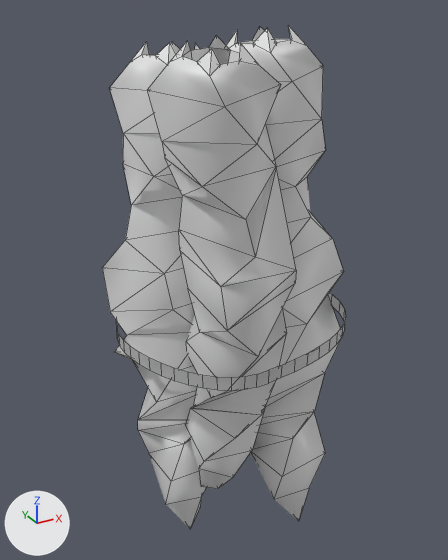
What one commit did to the Blender file UnityProject/Assets/Prefabs/Item/RazorLeeches/RazorLeeches.blend.
One viewpoint serves both versions: a camera (50 mm lens) standing at (-1.72, -3.82, 2.21) and looking at (0.36, -0.02, 0.32). Every picture has the same lights, and +X, +Y and +Z are marked at lower left. Mesh edges are drawn as thin lines.

The older version as bpy lines, for what is in view:
```python
ob_leech = bpy.data.objects.new('Leech', me_cube_001)
ob_leech.location = (0.0, 0.0, 0.0)
ob_leech.scale = (0.33, 0.33, 2.0)
ob_leech_001 = bpy.data.objects.new('Leech.001', me_cube_001)
ob_leech_001.location = (0.051, -0.458, 0.258)
ob_leech_001.rotation_euler = (0.0601, 0.149, -1.646)  # degrees (3.4, 8.5, -94)
ob_leech_001.scale = (0.297, 0.297, 1.8)
ob_mouth_001 = bpy.data.objects.new('Mouth.001', me_cube_002)
ob_mouth_001.location = (0.051, -0.458, 0.258)
ob_mouth_001.rotation_euler = (0.0601, 0.149, -1.646)  # degrees (3.4, 8.5, -94)
ob_mouth_001.scale = (0.297, 0.297, 1.8)
ob_outertooth1_001 = bpy.data.objects.new('OuterTooth1.001', me_cube_006)
ob_outertooth1_001.location = (0.051, -0.458, 0.258)
ob_outertooth1_001.rotation_euler = (0.0601, 0.149, -1.646)  # degrees (3.4, 8.5, -94)
ob_outertooth1_001.scale = (0.297, 0.297, 1.8)
ob_outertooth2_001 = bpy.data.objects.new('OuterTooth2.001', me_cube_007)
ob_outertooth2_001.location = (0.051, -0.458, 0.258)
ob_outertooth2_001.rotation_euler = (0.0601, 0.149, -1.646)  # degrees (3.4, 8.5, -94)
ob_outertooth2_001.scale = (0.297, 0.297, 1.8)
ob_outertooth3_001 = bpy.data.objects.new('OuterTooth3.001', me_cube_008)
ob_outertooth3_001.location = (0.051, -0.458, 0.258)
ob_outertooth3_001.rotation_euler = (0.0601, 0.149, -1.646)  # degrees (3.4, 8.5, -94)
ob_outertooth3_001.scale = (0.297, 0.297, 1.8)
ob_voidstring = bpy.data.objects.new('VoidString', me_beziercurve_005)
ob_voidstring.location = (0.863, 0.783, 0.0)
ob_voidstringinsidenormals = bpy.data.objects.new('VoidStringInsideNormals', me_beziercurve_004)
ob_voidstringinsidenormals.location = (0.863, 0.783, 0.0)
# also in view: 'Leech.002' at (0.7, -0.15, 0.02)
```
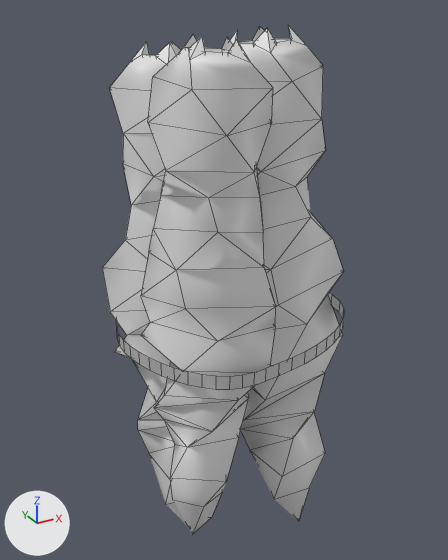
Changed parts and their boxes [x1, y1, x2, y2] in the pictures (448 x 560 px; the box of a moved part takes in the faces that stretch with it):
'Leech.001', moved, turned
    before: [148, 56, 296, 489]
    after: [141, 47, 276, 534]
'VoidStringInsideNormals', mesh turned
    before: [116, 293, 346, 390]
    after: [116, 293, 344, 389]
'VoidString', mesh turned
    before: [116, 295, 346, 391]
    after: [116, 295, 344, 390]
'Mouth.001', moved, turned
    before: [183, 47, 240, 65]
    after: [185, 47, 230, 53]
'OuterTooth1.001', moved, turned
    before: [171, 41, 191, 61]
    after: [189, 36, 205, 59]
'OuterTooth3.001', moved, turned
    before: [239, 44, 260, 66]
    after: [222, 37, 233, 50]
'OuterTooth2.001', moved, turned
    before: [209, 36, 230, 50]
    after: [180, 35, 197, 51]
part 1 of me_beziercurve_005, moved or reshaped
    before: [190, 306, 346, 391]
    after: [189, 306, 344, 390]
part 2 of me_beziercurve_004, moved or reshaped
    before: [188, 306, 346, 390]
    after: [188, 306, 344, 389]

Edits to the bpy script that builds the scene:
```text
Change me_beziercurve_005:
    where me_beziercurve_005.from_pydata(...)  # 96 vertices, 48 faces; spans x -1.34..0.43, y -1.7..-0.12, z -0.05..0.05
    used by ob_voidstring; location = (0.863, 0.783, 0.0)
    me_beziercurve_005 part 1: the whole mesh is turned 0.1 degrees about the z axis through its middle and scaled by 0.993, then moved by (0.0, 0.01, 0.0)
Change me_beziercurve_004:
    where me_beziercurve_004.from_pydata(...)  # 96 vertices, 48 faces; spans x -1.34..0.43, y -1.7..-0.12, z -0.05..0.05
    used by ob_voidstringinsidenormals; location = (0.863, 0.783, 0.0)
    me_beziercurve_004 part 2: the whole mesh is turned 0.1 degrees about the z axis through its middle and scaled by 0.993, then moved by (0.0, 0.01, 0.0)
Change ob_leech_001:
    ob_leech_001.location: (0.051, -0.458, 0.258) -> (-0.081, -0.556, 0.258)
    ob_leech_001.rotation_euler: (0.0601, 0.149, -1.646) -> (0.0108, 0.0466, -0.527)  # degrees (3.4, 8.5, -94) -> degrees (0.6, 2.7, -30)
Change ob_mouth_001:
    ob_mouth_001.location: (0.051, -0.458, 0.258) -> (-0.081, -0.556, 0.258)
    ob_mouth_001.rotation_euler: (0.0601, 0.149, -1.646) -> (0.0108, 0.0466, -0.527)  # degrees (3.4, 8.5, -94) -> degrees (0.6, 2.7, -30)
Change ob_outertooth1_001:
    ob_outertooth1_001.location: (0.051, -0.458, 0.258) -> (-0.081, -0.556, 0.258)
    ob_outertooth1_001.rotation_euler: (0.0601, 0.149, -1.646) -> (0.0108, 0.0466, -0.527)  # degrees (3.4, 8.5, -94) -> degrees (0.6, 2.7, -30)
Change ob_outertooth2_001:
    ob_outertooth2_001.location: (0.051, -0.458, 0.258) -> (-0.081, -0.556, 0.258)
    ob_outertooth2_001.rotation_euler: (0.0601, 0.149, -1.646) -> (0.0108, 0.0466, -0.527)  # degrees (3.4, 8.5, -94) -> degrees (0.6, 2.7, -30)
Change ob_outertooth3_001:
    ob_outertooth3_001.location: (0.051, -0.458, 0.258) -> (-0.081, -0.556, 0.258)
    ob_outertooth3_001.rotation_euler: (0.0601, 0.149, -1.646) -> (0.0108, 0.0466, -0.527)  # degrees (3.4, 8.5, -94) -> degrees (0.6, 2.7, -30)
```
